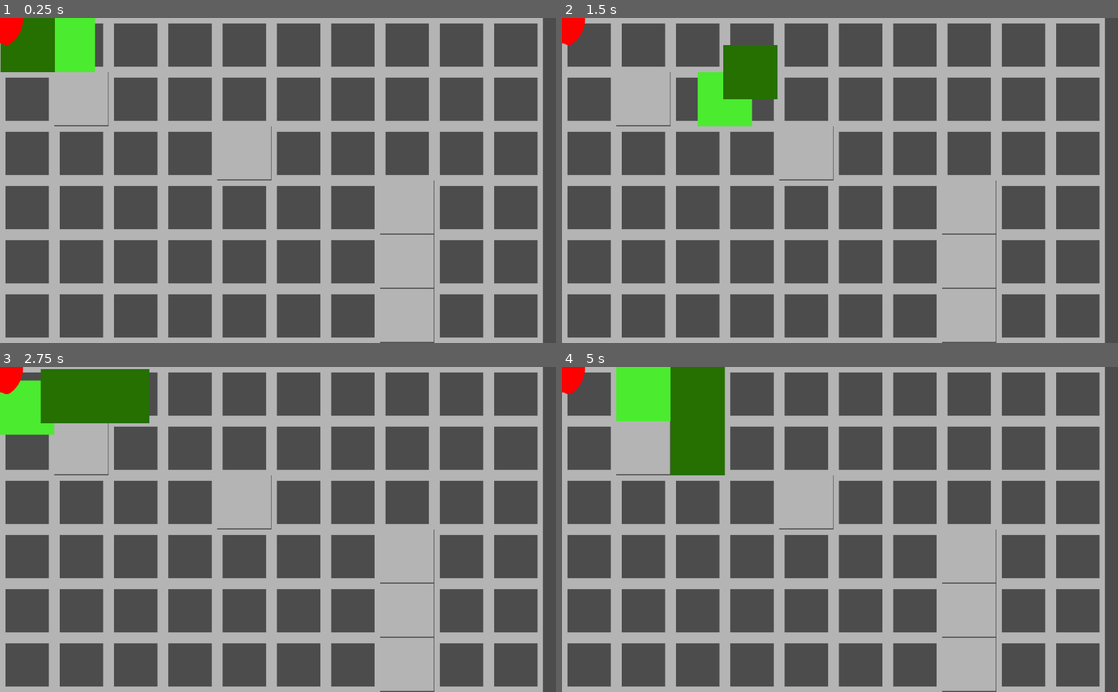
Above: before the commit, frames 1-4 (two rows, left to right).
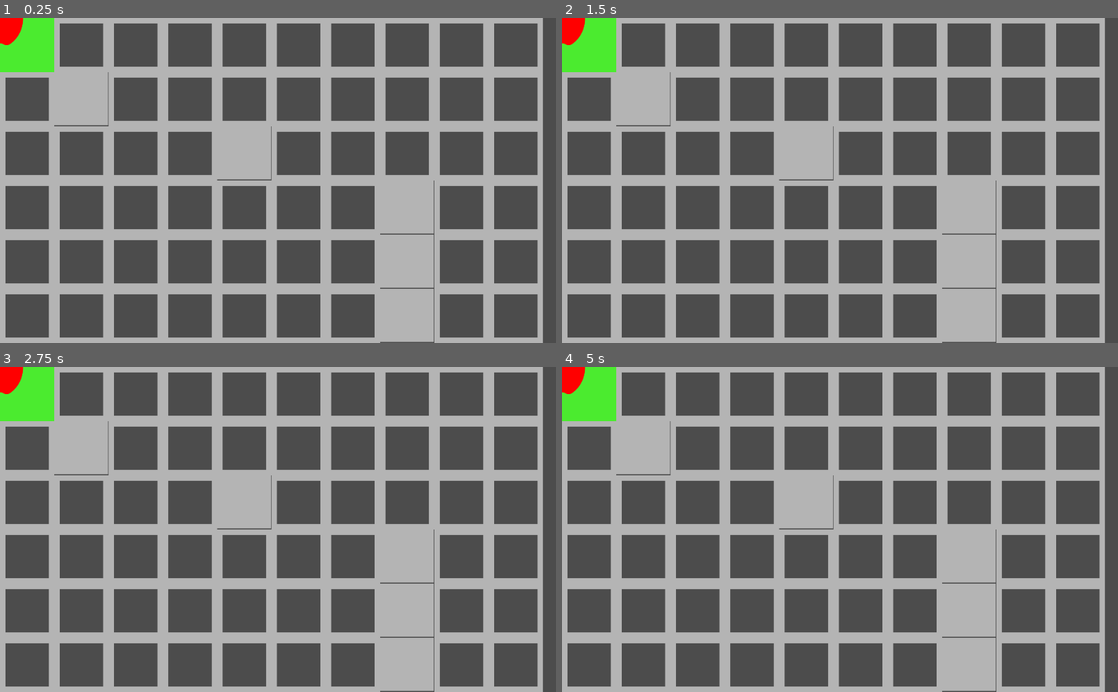
Above: after the commit, the same moments.

Repository: davesilva/ludum-dare-56
Game: Godot game, scene res://game/contexts/gameplay_context/gameplay_context.tscn
Two runs of this game, one before a commit and one after it. Both use one fixed random seed, a clock stepped at 60 frames per second and the inputs below. This scene is started directly instead of the project's main scene.
Inputs (mouse positions are in pixels of both pictures, inside the frame that each line leads up to):
- Up to frame 1 (0.25 s): no input
- Up to frame 2 (1.5 s): move the mouse to (962, 164) at 0.52 s; hold D (standard_move_right) 0.53-1.28 s; hold = (test_overlay_add) 0.53-1.28 s; click (962, 164) at 0.67 s; move the mouse to (728, 196) at 1.27 s; hold F (juice_press_test_feedback) from 1.28 s (still down); tap - (test_overlay_dismiss) at 1.35 s
- Up to frame 3 (2.75 s): move the mouse to (333, 458) at 2.02 s; release F (juice_press_test_feedback) at 2.03 s; hold D (standard_move_right) from 2.03 s (still down); hold Backspace (test_overlay_dismiss_all) from 2.03 s (still down)
- Up to frame 4 (5 s): move the mouse to (812, 594) at 2.77 s; release D (standard_move_right) at 2.78 s; release Backspace (test_overlay_dismiss_all) at 2.78 s; hold W (standard_move_up) 2.78-3.53 s; tap = (test_overlay_add) at 2.85 s; click (812, 594) at 2.92 s; move the mouse to (1006, 578) at 3.52 s; hold - (test_overlay_dismiss) 3.53-4.28 s; hold A (standard_move_left) from 3.53 s (still down); move the mouse to (673, 480) at 4.27 s; tap Backspace (test_overlay_dismiss_all) at 4.35 s

The runs differ from the first frame. In frame 1, 2.6% of the frame differs, in the area x 0-18%, y 0-17%; in frame 2, 4.2%; in frame 3, 3.8%; in frame 4, 6.3%, in the area x 0-30%, y 0-34%.

Commit message:
Sync snake

Diff:
--- a/game/contexts/gameplay_context/gameplay_context.gd
+++ b/game/contexts/gameplay_context/gameplay_context.gd
@@ -18,7 +18,6 @@
 	Game.events.snake.connect("snake_doomed", self, "_on_snake_doomed")
 
 
-
 func _process(delta):
 	if puppet_apple_global_position != apple.global_position:
 		apple.global_position = puppet_apple_global_position
@@ -36,7 +35,12 @@
 func _on_target_captured() -> void:
 	place_target()
 
+
 func _on_snake_doomed() -> void:
+	rpc("_respawn_snake")
+
+
+puppetsync func _respawn_snake() -> void:
 	var snake = Game.entity_service.get_snake_root_node()
 	snake.queue_free()
 	var snake_head_node = snake_scene.instance()
--- a/game/entities/snake/snake_head.gd
+++ b/game/entities/snake/snake_head.gd
@@ -22,7 +22,7 @@
 
 
 func _process(delta):
-	if should_move:
+	if should_move and is_network_master():
 		if target_tile_position == tile_position:
 			_target_captured()
 		move()
@@ -51,7 +51,7 @@
 	should_move = false
 	next_direction = _get_a_star_next_direction()
 	var next_tile_position = tile_position + next_direction
-	move_to_tile_position(next_tile_position, speed)
+	rpc("move_to_tile_position", next_tile_position, speed)
 	move_segments()
 	current_direction = next_direction
 	Game.events.snake.emit_signal("completed_body_move")
@@ -68,7 +68,8 @@
 			continue
 
 		previous_segment_position = snake_segment.tile_position
-		snake_segment.move_to_tile_position(next_segment_position, speed)
+		snake_segment.rpc("move_to_tile_position", next_segment_position, speed)
+#		snake_segment.move_to_tile_position(next_segment_position, speed)
 		next_segment_position = previous_segment_position
 
 
@@ -146,7 +147,11 @@
 		if last_segment:
 			spawned_tile_position = last_segment.previous_tile_position
 
+	rpc("_add_new_segment", spawned_tile_position)
+	Game.events.snake.emit_signal("target_captured")
+
+
+puppetsync func _add_new_segment(segment_tile_position: Vector2) -> void:
 	var snake_segment_node = segment_scene.instance()
 	segments_parent.add_child(snake_segment_node)
-	snake_segment_node.place_at_tile_position(spawned_tile_position)
-	Game.events.snake.emit_signal("target_captured")
+	snake_segment_node.place_at_tile_position(segment_tile_position)
--- a/game/entities/snake/snake_segment.gd
+++ b/game/entities/snake/snake_segment.gd
@@ -6,7 +6,9 @@
 onready var previous_tile_position = Vector2.ZERO
 onready var tile_position = Vector2.ZERO
 
-func move_to_tile_position(p_tile_position: Vector2, tween_speed: float) -> void:
+puppet var puppet_tile_position: Vector2
+
+puppetsync func move_to_tile_position(p_tile_position: Vector2, tween_speed: float) -> void:
 	var old_tile_position = tile_position
 	var next_global_position = Game.world_service.get_global_tile_position(p_tile_position)
 	var tween = create_tween()
--- a/game/services/world_service.gd
+++ b/game/services/world_service.gd
@@ -35,7 +35,8 @@
 	initialize_a_star()
 
 func connect_snake_signals(snake_head: SnakeHead) -> void:
-	Game.events.snake.connect("completed_body_move", self, "_on_snake_completed_move")
+	if not Game.events.snake.is_connected("completed_body_move", self, "_on_snake_completed_move"):
+		Game.events.snake.connect("completed_body_move", self, "_on_snake_completed_move")
 
 	for p in a_star.get_points():
 		var point_label = Label.new()
